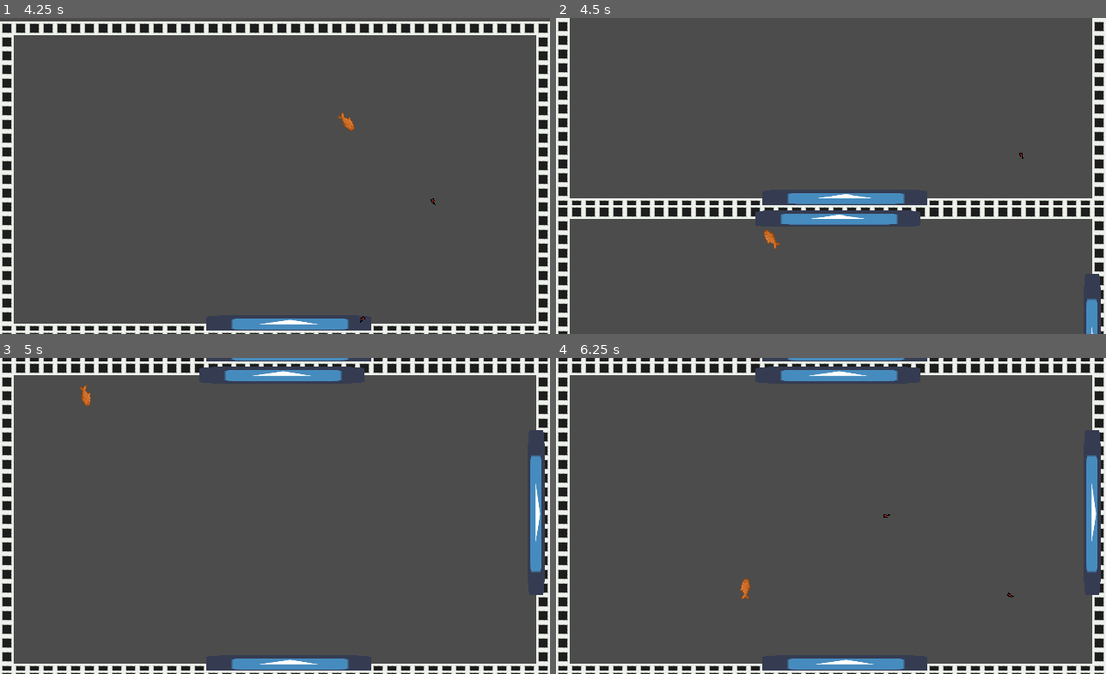
Above: before the commit, frames 1-4 (two rows, left to right).
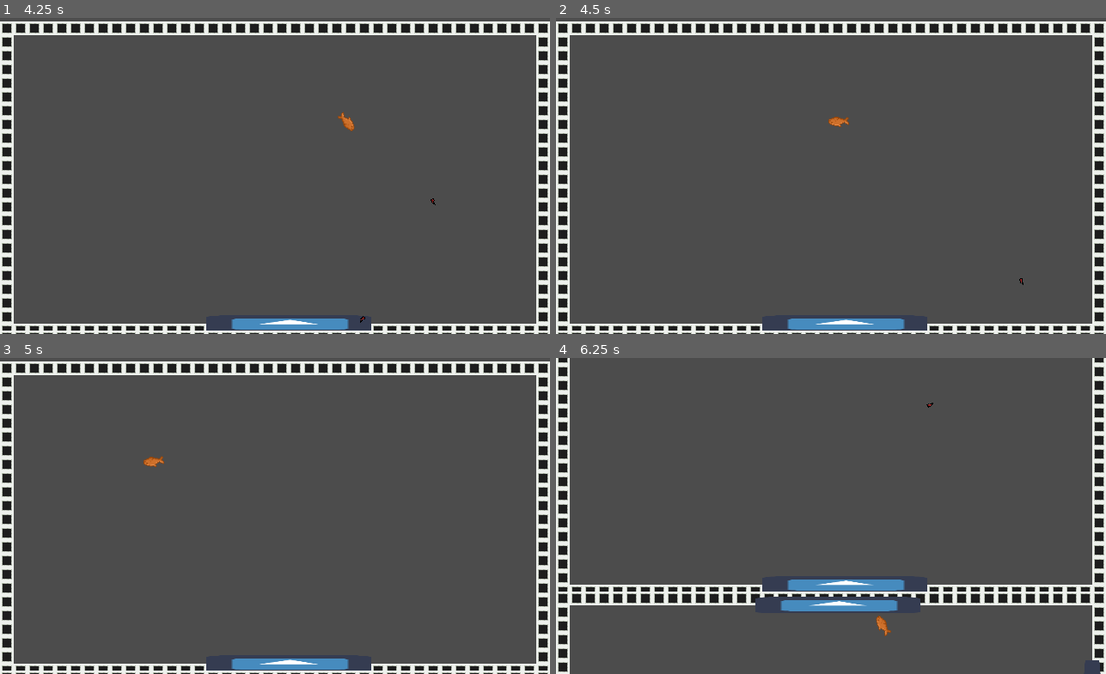
Above: after the commit, the same moments.

Repository: Geminimax/BugJam
Game: Godot game, scene res://Scenes/LevelManager.tscn
Same seed, same stepped clock (60 frames per second), same inputs: the game is played once before the commit and once after it. This scene is started directly instead of the project's main scene. The engine's default icon, where the game draws it, is replaced by a stand-in: a white triangle on a blue panel in a dark square.
Inputs (mouse positions are in pixels of both pictures, inside the frame that each line leads up to):
- Up to frame 1 (4.25 s): tap Enter at 0.5 s; move the mouse to (396, 160) at 0.52 s; press the mouse at (396, 160) at 0.53 s; hold D (move_right) 0.53-1.28 s; move the mouse to (165, 191) at 1.27 s; release the mouse at (165, 191) at 1.28 s; hold S (move_down) 1.28-2.03 s; click (165, 191) at 1.35 s; move the mouse to (330, 106) at 2.02 s; press the mouse at (330, 106) at 2.03 s; hold D (move_right) 2.03-2.78 s; move the mouse to (247, 239) at 2.77 s; release the mouse at (247, 239) at 2.78 s; hold W (move_up) 2.78-3.53 s; click (247, 239) at 2.85 s; move the mouse to (440, 223) at 3.52 s; press the mouse at (440, 223) at 3.53 s; hold A (move_left) from 3.53 s (still down)
- Up to frame 2 (4.5 s): keep holding A (move_left); move the mouse to (666, 128) at 4.27 s; release the mouse at (666, 128) at 4.28 s; click (666, 128) at 4.35 s
- Up to frame 3 (5 s): keep holding A (move_left)
- Up to frame 4 (6.25 s): move the mouse to (858, 516) at 5.02 s; release A (move_left) at 5.03 s; press the mouse at (858, 516) at 5.03 s; hold S (move_down) 5.03-5.78 s; move the mouse to (748, 437) at 5.77 s; release the mouse at (748, 437) at 5.78 s; hold D (move_right) from 5.78 s (still down); click (748, 437) at 5.85 s

Frame 1 is identical in both runs. In frame 2, 16% of the frame differs, in the area x 0-100%, y 0-100%; in frame 3, 3.4%; in frame 4, 18%.

Commit message:
Fix collision layers for doors

Diff:
--- a/Scenes/Door.tscn
+++ b/Scenes/Door.tscn
@@ -17,6 +17,8 @@
 texture = ExtResource( 1 )
 
 [node name="Area2D" type="Area2D" parent="."]
+collision_layer = 4
+collision_mask = 2
 
 [node name="CollisionShape2D" type="CollisionShape2D" parent="Area2D"]
 shape = SubResource( 1 )
--- a/Scenes/Player.tscn
+++ b/Scenes/Player.tscn
@@ -39,6 +39,8 @@
 bullet = ExtResource( 5 )
 
 [node name="Area2D" type="Area2D" parent="Body"]
+collision_layer = 2
+collision_mask = 5
 
 [node name="CollisionShape2D" type="CollisionShape2D" parent="Body/Area2D"]
 shape = SubResource( 3 )
--- a/project.godot
+++ b/project.godot
@@ -53,6 +53,11 @@
  ]
 }
 
+[layer_names]
+
+2d_physics/layer_2="Player"
+2d_physics/layer_3="Door"
+
 [physics]
 
 common/enable_pause_aware_picking=true
